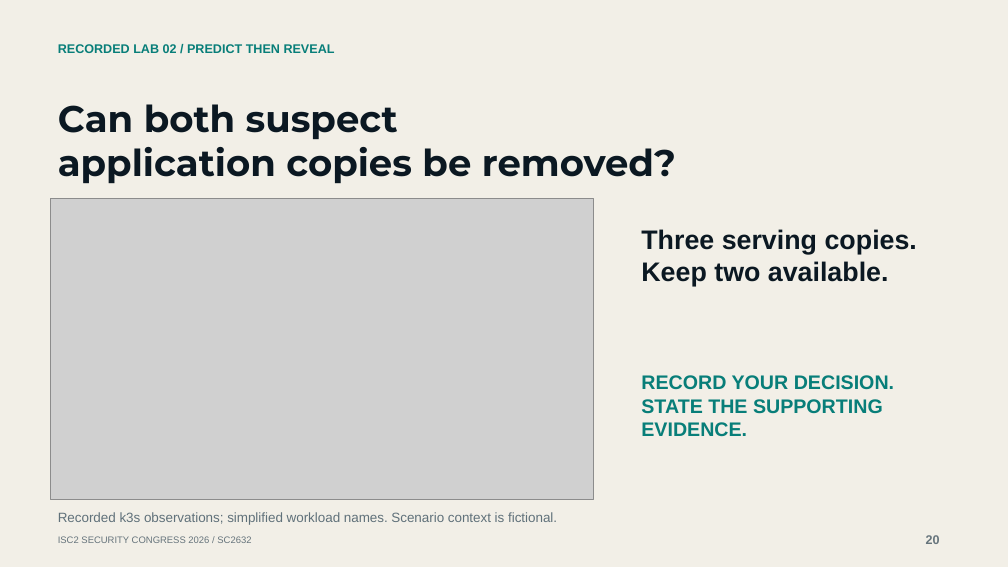
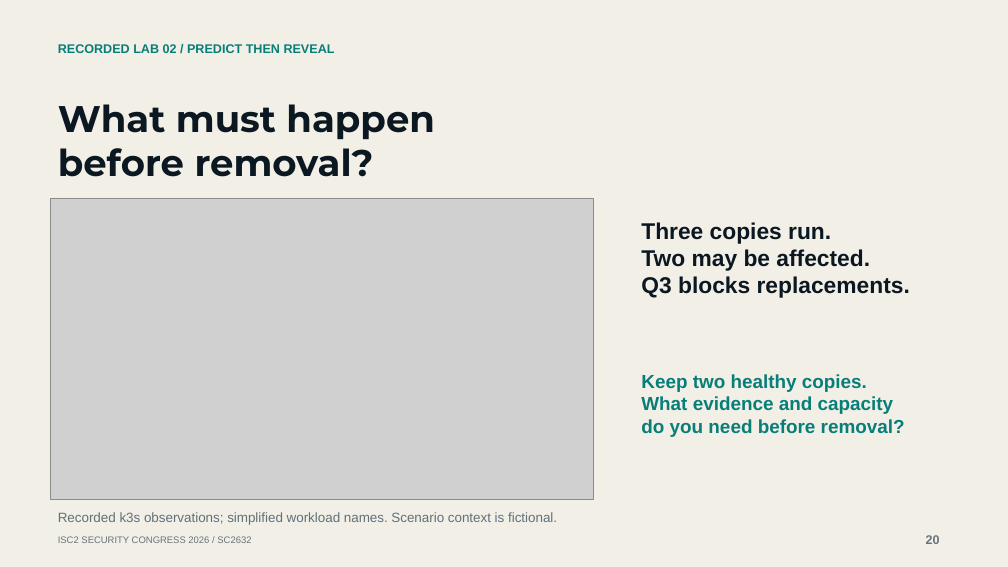
Before and after one commit to mgunjan/sc2632-tabletop, a slide deck: slide 20 of submission/2026-10-13/SC2632-session-four-cases.pptx. Drawn at 1008x567 pixels with LibreOffice and Linux fonts; fonts in the diff are those of the drawing; grey boxes stand for pictures. Boxes give left, top, right and bottom in pixels: in the first picture for what was removed or moved away, otherwise in the second. Text is boxed around its words. In the diff, an @@ line names an element or a change of style, - is before the commit and + after.

Commit message:
Ground the tabletop in incident decisions and evidence

```diff
--- a/submission/2026-10-13/SC2632-session-four-cases.pptx
+++ b/submission/2026-10-13/SC2632-session-four-cases.pptx
@@ text at [58, 104, 435, 177]: text changed @@
-Can both suspect
-application copies be removed?
+What must happen
+before removal?
@@ text at [641, 222, 910, 298]: text changed; size 25.5 to 21.8 pt @@
-Three serving copies.
-Keep two available.
+Three copies run.
+Two may be affected.
+Q3 blocks replacements.
@@ text at [641, 374, 905, 437]: text changed; size 18.8 to 18 pt @@
-RECORD YOUR DECISION.
-STATE THE SUPPORTING EVIDENCE.
+Keep two healthy copies.
+What evidence and capacity
+do you need before removal?
```
Also in this commit, not shown: 12 other slides changed, 2 slides added, 2 slides removed, 14 other files.
